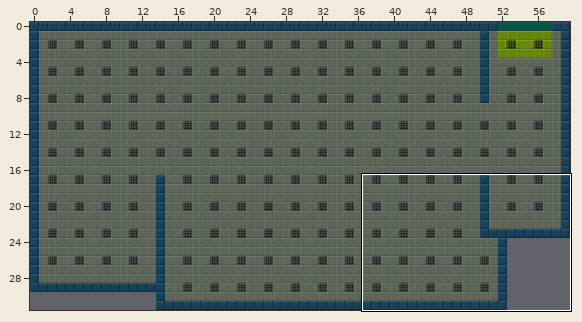
Level history. Tiled map: docs/maps/campaign_01_room_001.tmx. The picture above shows the old version from afar; the outline marks the close-up.
Close-up. Before the edit:
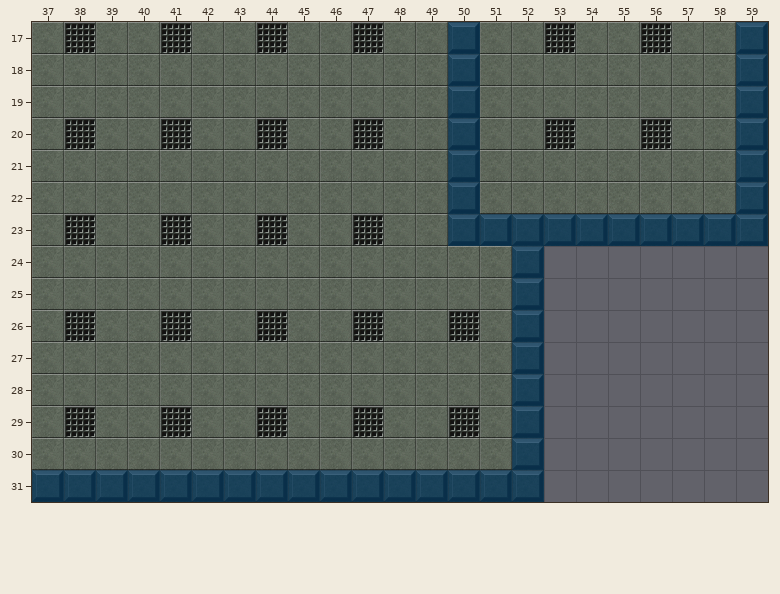
Cells are 32x32 px. Shown: x 37..59, y 17..31. The commit also changed other parts of the map, which this record leaves out.
After:
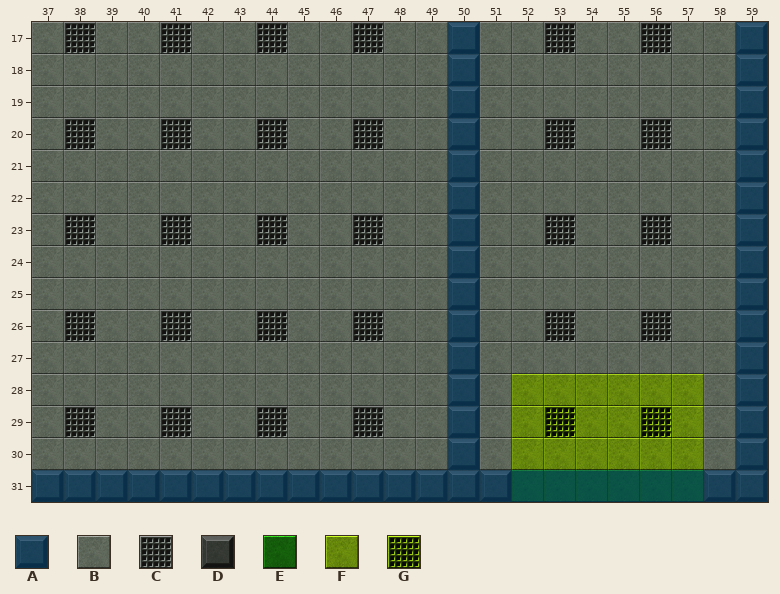
Key: from "collision_tiles": A 0; from "floor": B 0, C 6, D 19, E 56, F 70, G 76.
_ is an empty cell.
See-through tiles are keyed as they look on the map.
The edit:
{"where": "layer \"terrain\""}
{"y":23,"x":51,"old":"DDDDDDDD","new":"BBCBBCBB"}
{"y":24,"x":50,"old":"B","new":"D"}
{"y":24,"x":52,"old":"D_______","new":"BBBBBBBD"}
{"y":25,"x":50,"old":"B","new":"D"}
{"y":25,"x":52,"old":"D_______","new":"BBBBBBBD"}
{"y":26,"x":50,"old":"C","new":"D"}
{"y":26,"x":52,"old":"D_______","new":"BCBBCBBD"}
{"y":27,"x":50,"old":"B","new":"D"}
{"y":27,"x":52,"old":"D_______","new":"BBBBBBBD"}
{"y":28,"x":50,"old":"B","new":"D"}
{"y":28,"x":52,"old":"D_______","new":"FFFFFFBD"}
{"y":29,"x":50,"old":"C","new":"D"}
{"y":29,"x":52,"old":"D_______","new":"FGFFGFBD"}
{"y":30,"x":50,"old":"B","new":"D"}
{"y":30,"x":52,"old":"D_______","new":"FFFFFFBD"}
{"y":31,"x":52,"old":"D_______","new":"EEEEEEDD"}
{"where": "layer \"collision\""}
{"y":23,"x":51,"old":"AAAAAAAA","new":"________"}
{"y":24,"x":50,"old":"_","new":"A"}
{"y":24,"x":52,"old":"A","new":"_"}
{"y":24,"x":59,"old":"_","new":"A"}
{"y":25,"x":50,"old":"_","new":"A"}
{"y":25,"x":52,"old":"A","new":"_"}
{"y":25,"x":59,"old":"_","new":"A"}
{"y":26,"x":50,"old":"_","new":"A"}
{"y":26,"x":52,"old":"A","new":"_"}
{"y":26,"x":59,"old":"_","new":"A"}
{"y":27,"x":50,"old":"_","new":"A"}
{"y":27,"x":52,"old":"A","new":"_"}
{"y":27,"x":59,"old":"_","new":"A"}
{"y":28,"x":50,"old":"_","new":"A"}
{"y":28,"x":52,"old":"A","new":"_"}
{"y":28,"x":59,"old":"_","new":"A"}
{"y":29,"x":50,"old":"_","new":"A"}
{"y":29,"x":52,"old":"A","new":"_"}
{"y":29,"x":59,"old":"_","new":"A"}
{"y":30,"x":50,"old":"_","new":"A"}
{"y":30,"x":52,"old":"A","new":"_"}
{"y":30,"x":59,"old":"_","new":"A"}
{"y":31,"x":53,"old":"_______","new":"AAAAAAA"}
